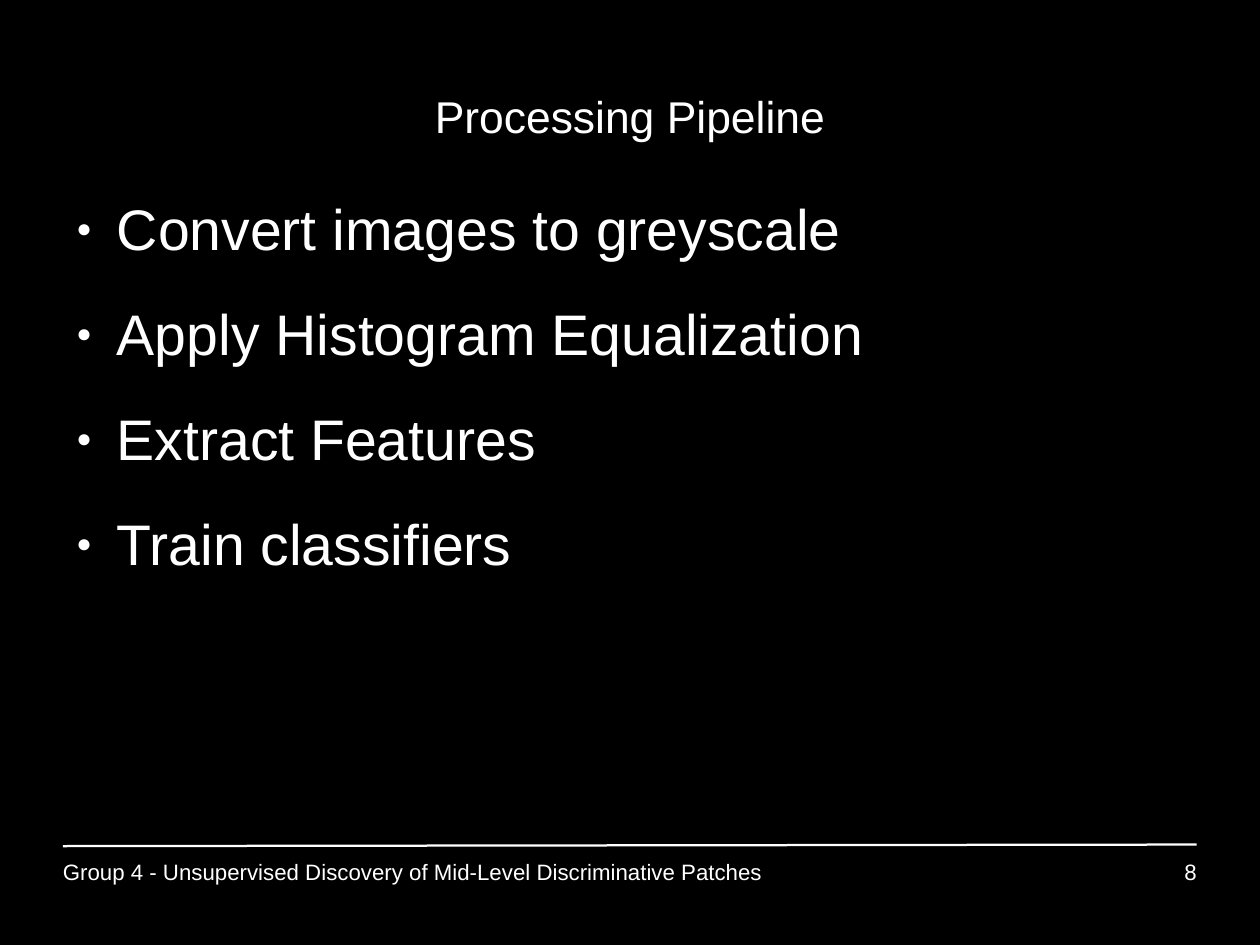
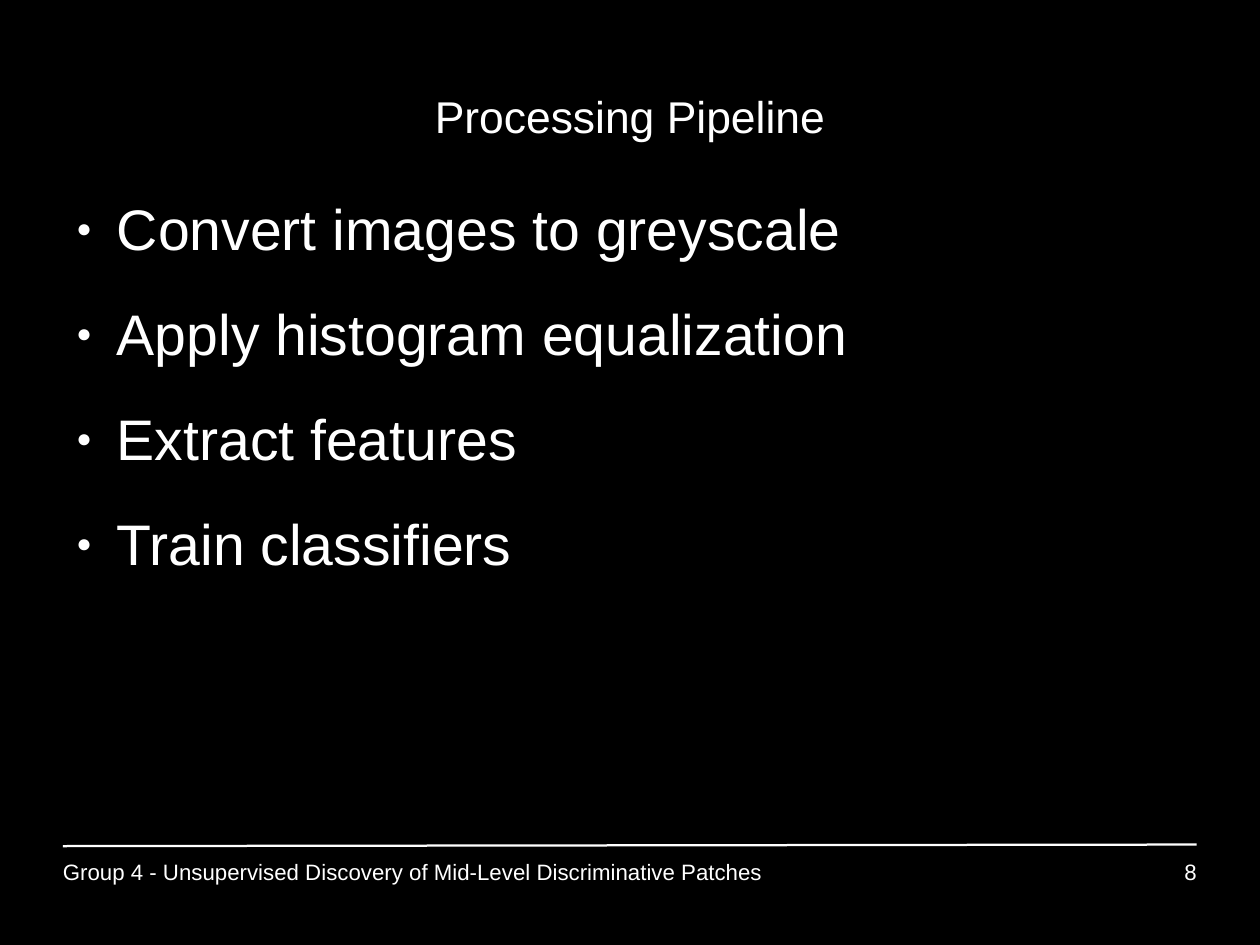
Before and after one commit to GiannisPapadopoulos/DiscriminativePatches, a slide deck: slide 8 of presentations/period3/MAI_Project1_Group4.ppt. Drawn at 1260x945 pixels with LibreOffice and Linux fonts; fonts in the diff are those of the drawing. Boxes give left, top, right and bottom in pixels: in the first picture for what was removed or moved away, otherwise in the second. Text is boxed around its words. In the diff, an @@ line names an element or a change of style, - is before the commit and + after.

Commit message:
typos

```diff
--- a/presentations/period3/MAI_Project1_Group4.ppt
+++ b/presentations/period3/MAI_Project1_Group4.ppt
@@ text at [117,313,847,461]: text changed @@
-● Apply Histogram Equalization
-● Extract Features
+● Apply histogram equalization
+● Extract features
```
Also in this commit, not shown: 3 other slides changed.
